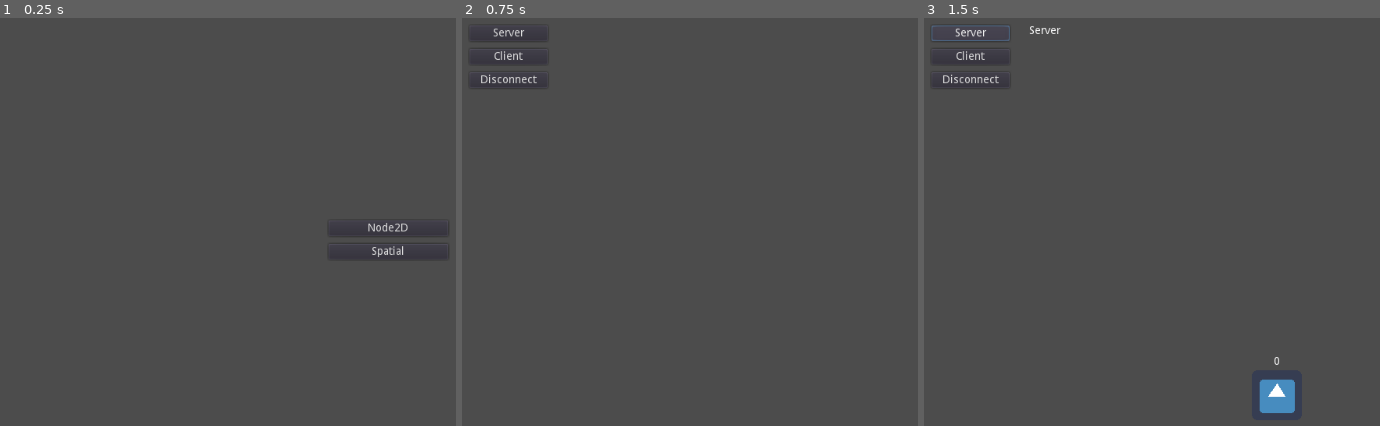
Above: before the commit, frames 1-3 (left to right).
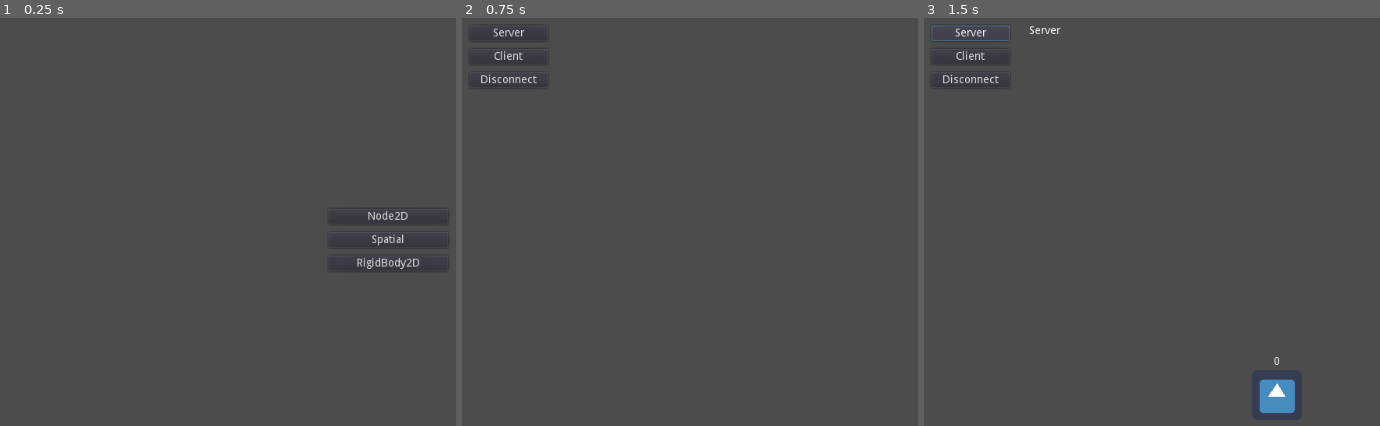
Above: after the commit, the same moments.

Repository: Razzeeyy/godot-networked-instancing-example
Game: Godot game, scene res://Main.tscn
Two runs of this game, one before a commit and one after it. Both use one fixed random seed, a clock stepped at 60 frames per second and the inputs below. The engine's default icon, where the game draws it, is replaced by a stand-in: a white triangle on a blue panel in a dark square.
Inputs:
- Up to frame 1 (0.25 s): no input
- Up to frame 2 (0.75 s): click "Node2D" at 0.5 s
- Up to frame 3 (1.5 s): click "Server" at 1.25 s

The runs differ from the first frame. In frame 1, 0.5% of the frame differs, in the area x 72-99%, y 47-62%; in frame 2, nothing differs; in frame 3, nothing differs.

Commit message:
SyncRigidBody2D and example for it is implemented

Diff:
--- a/Main.tscn
+++ b/Main.tscn
@@ -20,15 +20,22 @@
 alignment = 1
 
 [node name="Node2DButton" type="Button" parent="VBoxContainer"]
-margin_top = 46.0
+margin_top = 31.0
 margin_right = 153.0
-margin_bottom = 66.0
+margin_bottom = 51.0
 text = "Node2D"
 
 [node name="SpatialButton" type="Button" parent="VBoxContainer"]
-margin_top = 76.0
+margin_top = 61.0
 margin_right = 153.0
-margin_bottom = 96.0
+margin_bottom = 81.0
 text = "Spatial"
+
+[node name="RigidBody2D" type="Button" parent="VBoxContainer"]
+margin_top = 91.0
+margin_right = 153.0
+margin_bottom = 111.0
+text = "RigidBody2D"
 [connection signal="pressed" from="VBoxContainer/Node2DButton" to="." method="_on_Node2DButton_pressed"]
 [connection signal="pressed" from="VBoxContainer/SpatialButton" to="." method="_on_SpatialButton_pressed"]
+[connection signal="pressed" from="VBoxContainer/RigidBody2D" to="." method="_on_RigidBody2D_pressed"]
--- /dev/null
+++ b/examples/rigid_body_2d/Avatar.tscn
@@ -0,0 +1,33 @@
+[gd_scene load_steps=5 format=2]
+
+[ext_resource path="res://examples/rigid_body_2d/avatar.gd" type="Script" id=1]
+[ext_resource path="res://addons/sync_sys/sync_rigid_body_2d.gd" type="Script" id=2]
+[ext_resource path="res://icon.png" type="Texture" id=3]
+
+[sub_resource type="RectangleShape2D" id=1]
+extents = Vector2( 32.5432, 31.8834 )
+
+[node name="Avatar" type="RigidBody2D"]
+gravity_scale = 0.0
+script = ExtResource( 1 )
+
+[node name="SyncRigidBody2D" type="Node" parent="."]
+script = ExtResource( 2 )
+replicated = true
+interval = 0.1
+interpolate = true
+
+[node name="Sprite" type="Sprite" parent="."]
+texture = ExtResource( 3 )
+
+[node name="Nickname" type="Label" parent="."]
+margin_left = -50.0
+margin_top = -50.0
+margin_right = 50.0
+margin_bottom = -36.0
+align = 1
+valign = 1
+
+[node name="CollisionShape2D" type="CollisionShape2D" parent="."]
+shape = SubResource( 1 )
+[connection signal="spawned" from="SyncRigidBody2D" to="." method="_on_SyncNode_spawned"]
--- /dev/null
+++ b/examples/rigid_body_2d/Main.tscn
@@ -0,0 +1,44 @@
+[gd_scene load_steps=2 format=2]
+
+[ext_resource path="res://examples/rigid_body_2d/main.gd" type="Script" id=1]
+
+[node name="Main" type="Control"]
+anchor_right = 1.0
+anchor_bottom = 1.0
+script = ExtResource( 1 )
+__meta__ = {
+"_edit_use_anchors_": false
+}
+
+[node name="VBoxContainer" type="VBoxContainer" parent="."]
+margin_left = 25.0
+margin_top = 25.0
+margin_right = 125.0
+margin_bottom = 83.0
+custom_constants/separation = 10
+
+[node name="ServerButton" type="Button" parent="VBoxContainer"]
+margin_right = 100.0
+margin_bottom = 20.0
+text = "Server"
+
+[node name="ClientButton" type="Button" parent="VBoxContainer"]
+margin_top = 30.0
+margin_right = 100.0
+margin_bottom = 50.0
+text = "Client"
+
+[node name="DisconnectButton" type="Button" parent="VBoxContainer"]
+margin_top = 60.0
+margin_right = 100.0
+margin_bottom = 80.0
+text = "Disconnect"
+
+[node name="Status" type="Label" parent="."]
+margin_left = 150.0
+margin_top = 25.0
+margin_right = 250.0
+margin_bottom = 50.0
+[connection signal="pressed" from="VBoxContainer/ServerButton" to="." method="_on_ServerButton_pressed"]
+[connection signal="pressed" from="VBoxContainer/ClientButton" to="." method="_on_ClientButton_pressed"]
+[connection signal="pressed" from="VBoxContainer/DisconnectButton" to="." method="_on_DisconnectButton_pressed"]
--- /dev/null
+++ b/examples/rigid_body_2d/avatar.gd
@@ -0,0 +1,40 @@
+extends RigidBody2D
+
+export(float) var speed = 250
+
+onready var _nickname = $Nickname
+onready var _sync = $SyncRigidBody2D
+
+
+func setup(spawn_position, nickname):
+	position = spawn_position
+	_nickname.text = nickname
+	_sync.data.nickname = nickname
+
+
+func _on_SyncNode_spawned(data):
+	_nickname.text = _sync.data.nickname
+
+
+func _integrate_forces(state):
+	_sync.integrate_forces(state)
+
+
+func _physics_process(delta):
+	if !is_network_master():
+		return
+
+	var move = Vector2.ZERO
+
+	if Input.is_action_pressed("ui_up"):
+		move.y -= speed
+	if Input.is_action_pressed("ui_down"):
+		move.y += speed
+	if Input.is_action_pressed("ui_left"):
+		move.x -= speed
+		angular_velocity -= 5 * delta
+	if Input.is_action_pressed("ui_right"):
+		move.x += speed
+		angular_velocity += 5 * delta
+
+	linear_velocity += move * delta
--- /dev/null
+++ b/examples/rigid_body_2d/main.gd
@@ -0,0 +1,65 @@
+extends Control
+
+const AvatarScene = preload("Avatar.tscn")
+
+onready var sync_root = $"/root/SyncRoot"
+
+
+func _on_ServerButton_pressed():
+	sync_root.clear()
+	var peer = NetworkedMultiplayerENet.new()
+	peer.create_server(7331)
+	get_tree().multiplayer.network_peer = peer
+	multiplayer.connect("network_peer_connected", self, "_peer_connected")
+	multiplayer.connect("network_peer_disconnected", self, "_peer_disconnected")
+	$Status.text = "Server"
+	spawn_avatar()
+
+
+func _on_ClientButton_pressed():
+	sync_root.clear()
+	var peer = NetworkedMultiplayerENet.new()
+	peer.create_client("localhost", 7331)
+	get_tree().multiplayer.network_peer = peer
+	multiplayer.connect("connected_to_server", self, "_connected")
+	multiplayer.connect("server_disconnected", self, "_server_disconnected")
+	$Status.text = "Client"
+
+
+func _on_DisconnectButton_pressed():
+	sync_root.clear()
+	get_tree().multiplayer.network_peer.close_connection()
+	$Status.text = ""
+
+
+func _peer_connected(id):
+	sync_root.sync_client(id)
+
+
+func _peer_disconnected(id):
+	var avatar = sync_root.get_node_or_null(str(id))
+	if avatar:
+		sync_root.remove_child(avatar)
+
+
+func _connected():
+	rpc("spawn_avatar")
+
+
+func _server_disconnected():
+	sync_root.clear()
+	$Status.text = ""
+
+
+master func spawn_avatar():
+	var id = multiplayer.get_rpc_sender_id()
+
+	var host_call = multiplayer.is_network_server() && id == 0
+	if host_call:
+		id = 1
+
+	var avatar = AvatarScene.instance()
+	sync_root.add_child(avatar)
+	avatar.name = str(id)
+	avatar.set_network_master(id)
+	avatar.setup(Vector2(randi()%500, randi()%500), avatar.name)
--- a/main.gd
+++ b/main.gd
@@ -11,3 +11,7 @@
 
 func _on_SpatialButton_pressed():
 	get_tree().change_scene("examples/spatial/Main.tscn")
+
+
+func _on_RigidBody2D_pressed():
+	get_tree().change_scene("examples/rigid_body_2d/Main.tscn")
Not shown, added: addons/sync_sys/sync_rigid_body_2d.gd
Not shown, changed: addons/sync_sys/sync_sys_plugin.gd
Not shown, changed: README.md
